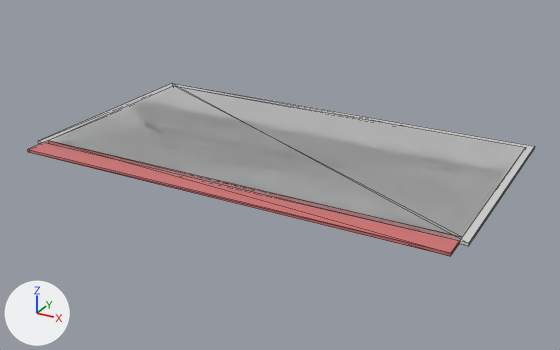
A saved change to the OBJ model frontend/public/signs/Biển chức danh chân gỗ 30 x 15.obj.
One viewpoint serves both versions: a 50 mm camera at (0.393, -0.353, 0.199) aimed at (0.153, 0.083, -0.018). The lights are fixed; the arrows at lower left show +X, +Y and +Z. The picture after the commit comes second. Mesh edges are drawn as thin lines. Where no turn or scale is listed for an object, it has been applied to the vertices. Vertices at exactly the same position are counted once.

Objects in the first picture: 'bien_chuc_danh_chan_go_30_x_15'.
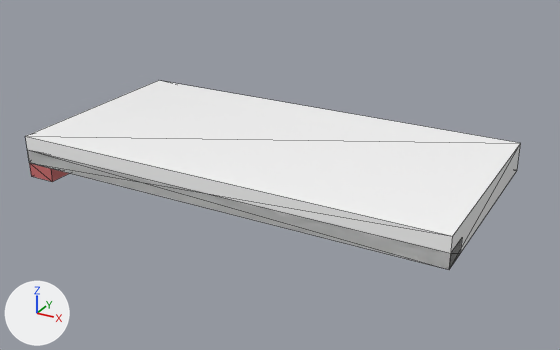
Diff of the bpy script that builds the scene:
```diff
--- a/frontend/public/signs/Biển chức danh chân gỗ 30 x 15.obj.py
+++ b/frontend/public/signs/Biển chức danh chân gỗ 30 x 15.obj.py
@@ mat_mat_ffffff @@
+mat_mat_ffffff = principled_material('Mat_ffffff')
+mat_mat_ffffff.base_color = (1.0, 1.0, 1.0)  # white #ffffff
+mat_mat_ffffff.roughness = 0.0
@@ mat_mat_808080 @@
+mat_mat_808080 = principled_material('Mat_808080')
+mat_mat_808080.base_color = (0.502, 0.502, 0.502)  # grey #bcbcbc
+mat_mat_808080.roughness = 0.0
@@ me_bien_chuc_danh_chan_go_30_x_15 @@
 # used by ob_bien_chuc_danh_chan_go_30_x_15; location = (0.0, 0.0, 0.0)
-me_bien_chuc_danh_chan_go_30_x_15.from_pydata(...)  # 20 vertices, 36 faces; spans x -0.005..0.305, y 0.0..0.175, z -0.002..0.0
+me_bien_chuc_danh_chan_go_30_x_15.from_pydata(...)  # 20 vertices, 36 faces; spans x 0.0..0.3, y 0.0..0.15, z -0.02..0.01
+# me_bien_chuc_danh_chan_go_30_x_15 part 1
+# 16 vertices are removed from x -0.005..0.305, y 0.0..0.175, z -0.002..0.0
+# 36 faces are deleted
+# 16 vertices are added at x 0.0..0.3, y 0.0..0.15, z -0.02..0.01
+# 12 new faces join them, mat_mat_808080 (grey #bcbcbc)
+# 12 new faces join them, mat_mat_ffffff (white #ffffff)
+# 12 new faces join them, mat_mat_a52a2a (pink #d27171)
 me_bien_chuc_danh_chan_go_30_x_15.materials.append(mat_mat_a52a2a)
-me_bien_chuc_danh_chan_go_30_x_15.materials.append(mat_mat_a0a0a0)  # light grey #cfcfcf
-me_bien_chuc_danh_chan_go_30_x_15.materials.append(mat_mat_a9a9a9)  # light grey #d5d5d5
+me_bien_chuc_danh_chan_go_30_x_15.materials.append(mat_mat_808080)  # grey #bcbcbc
+me_bien_chuc_danh_chan_go_30_x_15.materials.append(mat_mat_ffffff)  # white #ffffff
```

Boxes (x1, y1, x2, y2) around the edits, measured in the pictures (560 x 350 px):
'bien_chuc_danh_chan_go_30_x_15', reshaped (10% taller)
    before: (27, 83, 535, 256)
    after: (26, 80, 521, 270)
